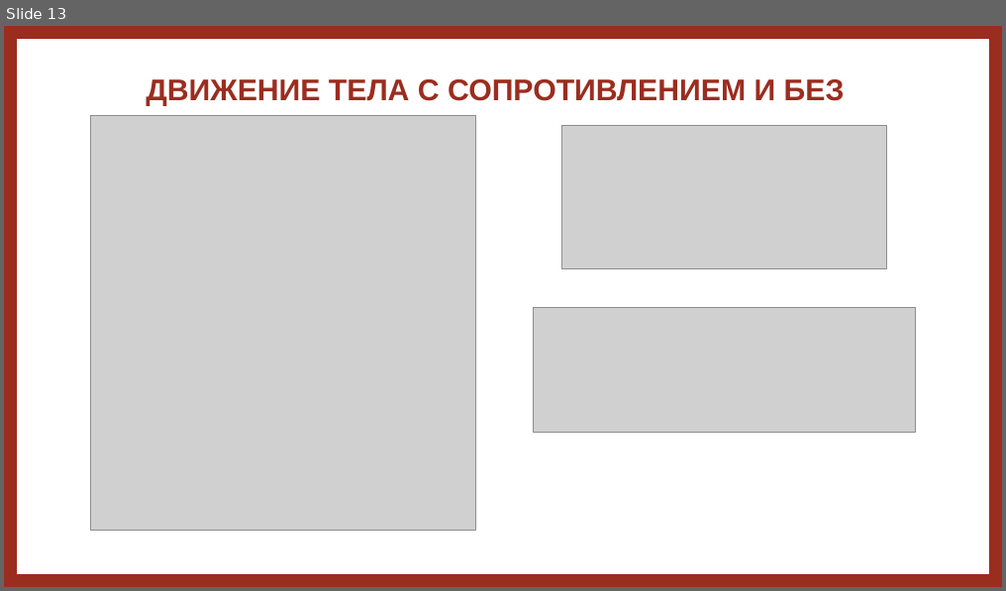
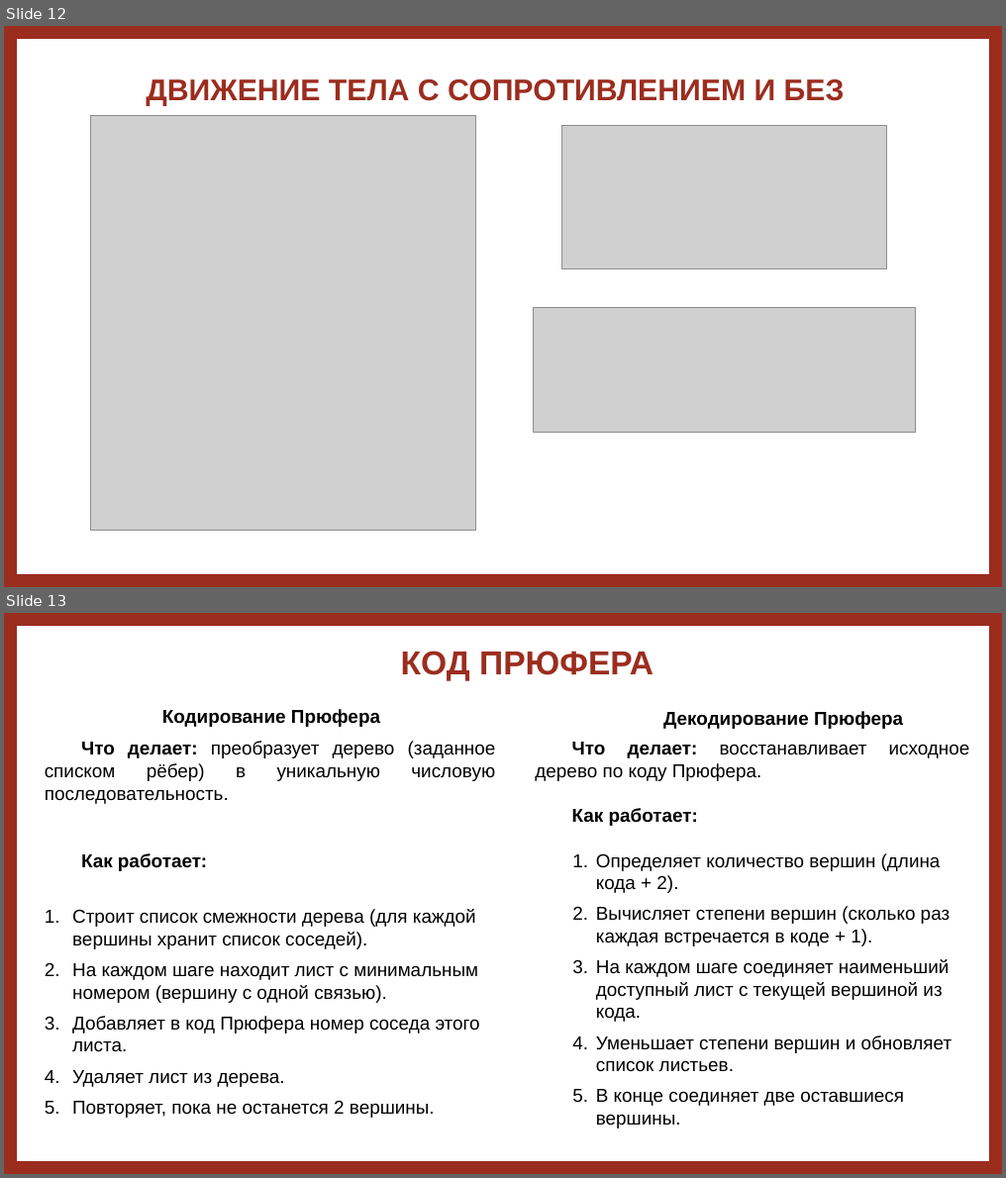
Before and after one commit to dex1fy/RecipeWebsite.EducationalPractice, a slide deck: документы/ЗащитаУП.pptx. Shown one above the other, each under a label of ours: slide 13 before the commit, slides 12 and 13 after it. The pictures are 1006x591 and 1006x1178 pixels, drawn with LibreOffice and Linux fonts; fonts in the diff are those of the drawing; grey boxes stand for pictures. Boxes give left, top, right and bottom in pixels: in the first picture for what was removed or moved away, otherwise in the second. Text is boxed around its words. In the diff, an @@ line names an element or a change of style, - is before the commit and + after.

```diff
--- a/документы/ЗащитаУП.pptx
+++ b/документы/ЗащитаУП.pptx
@@ slide 13 added at bbox=[4, 613, 1002, 1174], background #FFFFFF @@
@@ frame added at bbox=[4, 613, 1002, 1174], fill #9B2D1F, outline #9B2D1F 1 pt @@
@@ title added at bbox=[401, 651, 653, 681], 32 pt, text #9B2D1F, bold @@
+КОД ПРЮФЕРА
@@ text added at bbox=[162, 709, 380, 727], 18 pt, text #000000, bold @@
+Кодирование Прюфера
@@ text added at bbox=[663, 711, 903, 729], 18 pt, text #000000, bold @@
+Декодирование Прюфера
@@ text added at bbox=[45, 741, 496, 1118], 18 pt, text #000000 @@
+Что делает: преобразует дерево (заданное списком рёбер) в уникальную числовую последовательность.
+Как работает:
+1. Строит список смежности дерева (для каждой вершины хранит список соседей).
+2. На каждом шаге находит лист с минимальным номером (вершину с одной связью).
+3. Добавляет в код Прюфера номер соседа этого листа.
+4. Удаляет лист из дерева.
+5. Повторяет, пока не останется 2 вершины.
@@ text added at bbox=[535, 742, 952, 1129], 18 pt, text #000000 @@
+Что делает: восстанавливает исходное дерево по коду Прюфера.
+Как работает:
+  1. Определяет количество вершин (длина кода + 2).
+  2. Вычисляет степени вершин (сколько раз каждая встречается в коде + 1).
+  3. На каждом шаге соединяет наименьший доступный лист с текущей вершиной из кода.
+  4. Уменьшает степени вершин и обновляет список листьев.
+  5. В конце соединяет две оставшиеся вершины.
@@ what was slide 13 is now slide 12 @@
```
Also in this commit, not shown: 2 other slides added, 1 slide removed, 7 other files.
